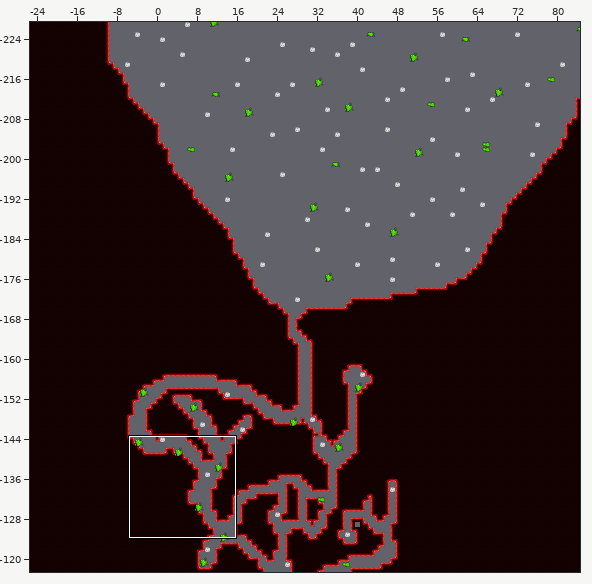
Level history. Tiled map (JSON): src/assets/maps/sperm.json. Above, an overview of the earlier version with the close-up marked.
Close-up. Old version:
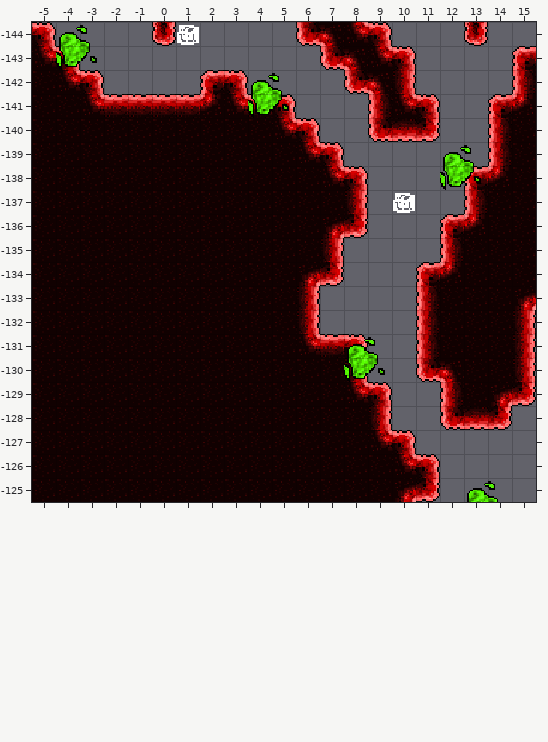
Cells are 16x16 px. Shown: x -5..15, y -144..-125. The commit also changed other parts of the map, which this record leaves out.
The result:
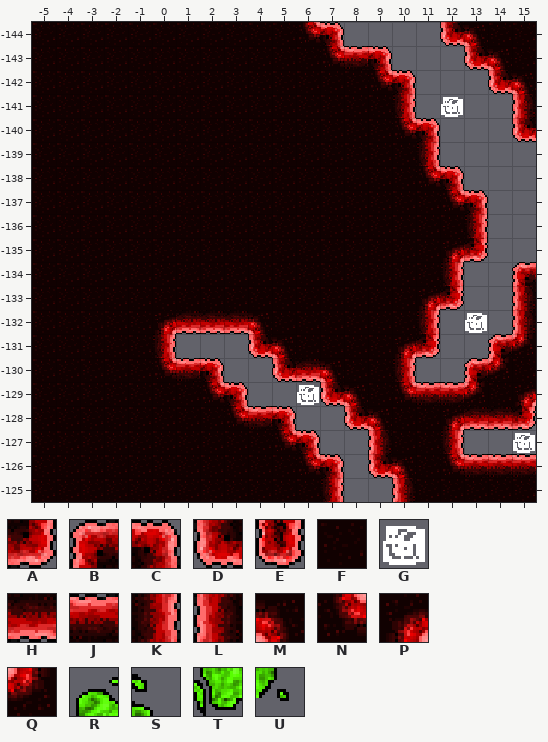
Key: from "organ": A 0, B 0 turned 180, C 0 turned 270, D 0 turned 90, E 1, F 2, G 3, H 4, J 4 turned 180, K 4 turned 270, L 4 turned 90, M 5, N 5 turned 180, P 5 turned 270, Q 5 turned 90, R 8, S 9, T 12, U 13.
_ is an empty cell, . an unchanged one.
The exact change:
--- layer "top"
@@ x -5..15 @@
--144 C____E_____DMNC.._E__
--143 NC__________DMNC..__B
--142 .NC____BC____DMK..._L
--141 ..NJJJJQNJC___LNC..BQ
--140 ..........NC__DHA..LF
--139 ...........NC____..LF
--138 ............NC____BQF
--137 .............K____LFF
--136 ............PA___BQFF
--135 ............K____LFFF
--134 ...........PA___BQFFF
--133 ...........K____LFFFP
--132 .....FFFFF.K____LFFFK
--131 .....FFFFFFNJC__LFFFK
--130 .....FFFFFFFFK__DMFFK
--129 .......FFFFFFNC__LFPA
--128 ........FFFFFFK__D.A_
--127 ..........FFFFNC__...
--126 ...........FFFFNC____
--125 ............FFFPA____
+-144 FFFFFFFFFFFNC__..DMFF
+-143 FFFFFFFFFFFFNJC_..DMF
+-142 .FFFFFFFFFFFFFNC...DM
+-141 ..FFFFFFFFFFFFFK_.._L
+-140 ..........FFFFFNC.._D
+-139 ...........FFFFFK..__
+-138 ............FFFFNC___
+-137 .............FFFFNC__
+-136 ............FFFFFFK__
+-135 ............FFFFFPA__
+-134 ...........FFFFFFK__B
+-133 ...........FFFFFPA__L
+-132 .....PHHHM.FFFFFK___L
+-131 .....K___DMFFFFPA__BQ
+-130 .....NJC__DHMFFK__BQF
+-129 .......NC___DMFNJJQFP
+-128 ........NJC__DMFFP.HA
+-127 ..........NC__LFFK...
+-126 ...........NC_DMFNJJJ
+-125 ............K__LFFFFF
--- layer "acid"
@@ x -4..12 @@
--144 RS...G...........
--143 TU...............
--142 ........RS.......
--141 ........TU......_
+-144 __..._...........
+-143 __...............
+-142 ........__.......
+-141 ........__......G
@@ x 10..13 @@
--139 ..RS
--138 ..TU
--137 G...
+-139 ..__
+-138 ..__
+-137 _...
@@ x 6..13 @@
--132 ......._
--131 ..RS....
--130 ..TU....
--129 _.......
+-132 .......G
+-131 ..__....
+-130 ..__....
+-129 G.......
@@ x 15..15 @@
--127 _
+-127 G
@@ x 13..14 @@
--125 RS
+-125 __
Changed places in both close-ups, as pixel boxes (x1, y1, x2, y2):
changed: (32, 22, 536, 502)
